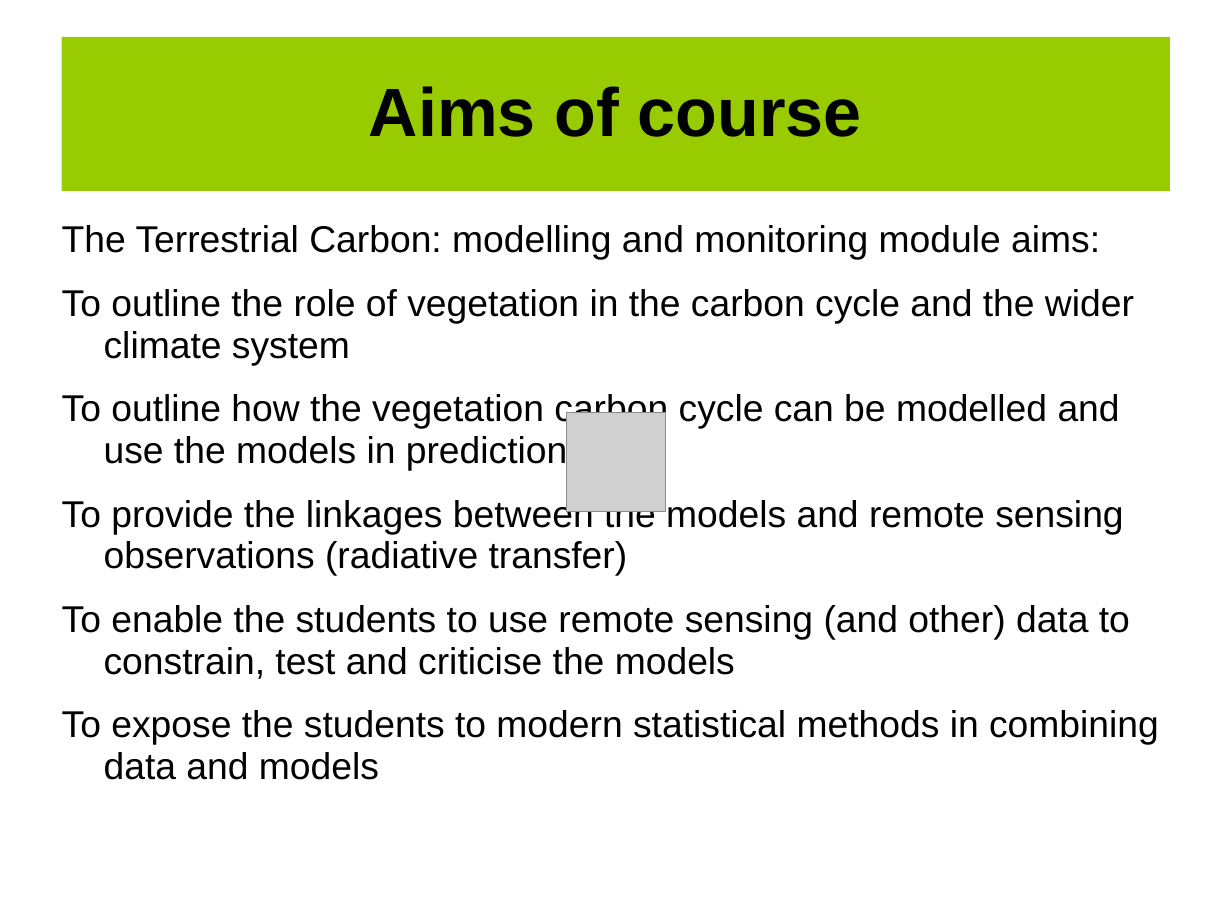
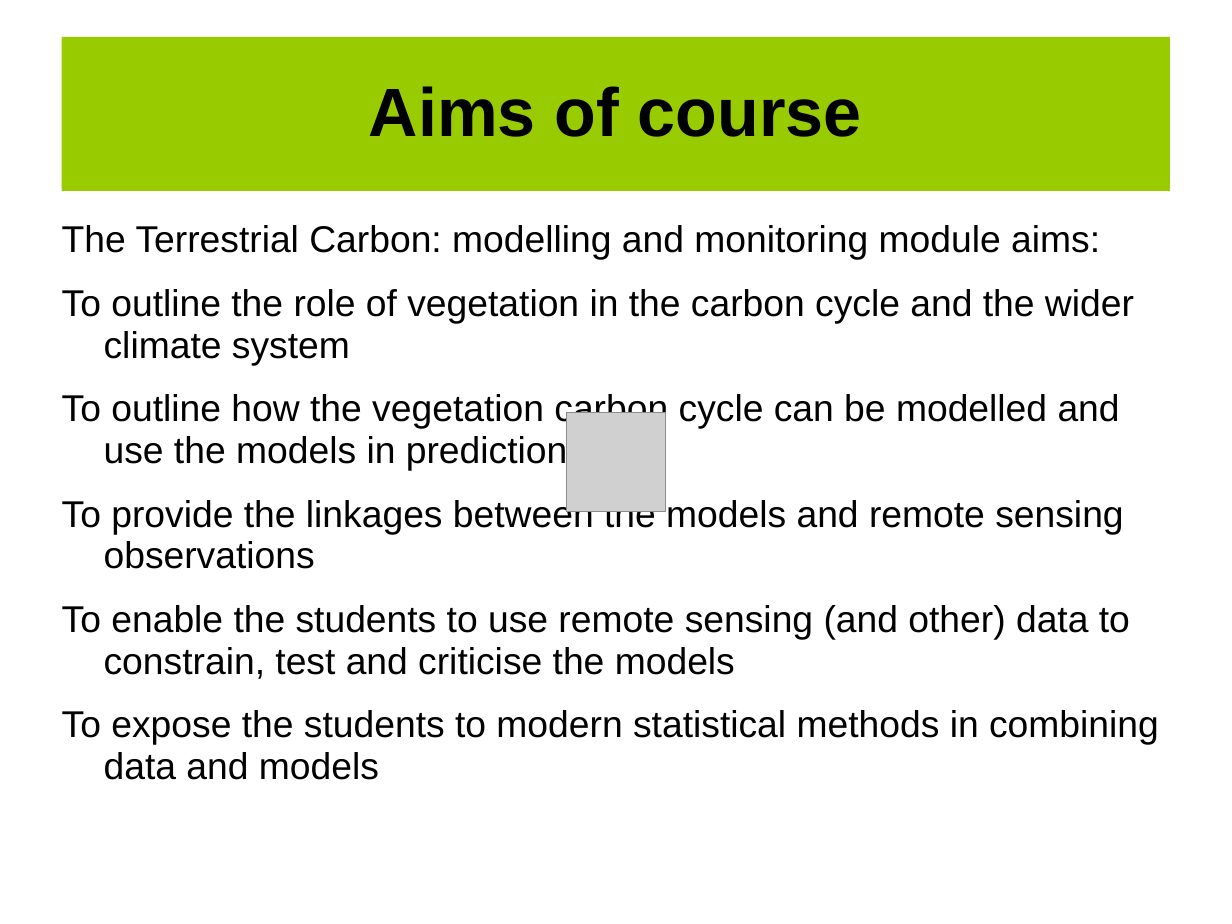
Before and after one commit to UCL-EO/geog0133, a slide deck: slide 2 of docs/ppt/GEOG0113-001.pptx. Drawn at 1232x924 pixels with LibreOffice and Linux fonts; fonts in the diff are those of the drawing; grey boxes stand for pictures; background and template pictures are left out. Boxes give left, top, right and bottom in pixels: in the first picture for what was removed or moved away, otherwise in the second. Text is boxed around its words. In the diff, an @@ line names an element or a change of style, - is before the commit and + after.

```diff
--- a/docs/ppt/GEOG0113-001.pptx
+++ b/docs/ppt/GEOG0113-001.pptx
@@ text at <box>62,497,1123,569</box>: text changed @@
-To provide the linkages between the models and remote sensing observations (radiative transfer)
+To provide the linkages between the models and remote sensing observations
```
Also in this commit, not shown: 6 other files.
